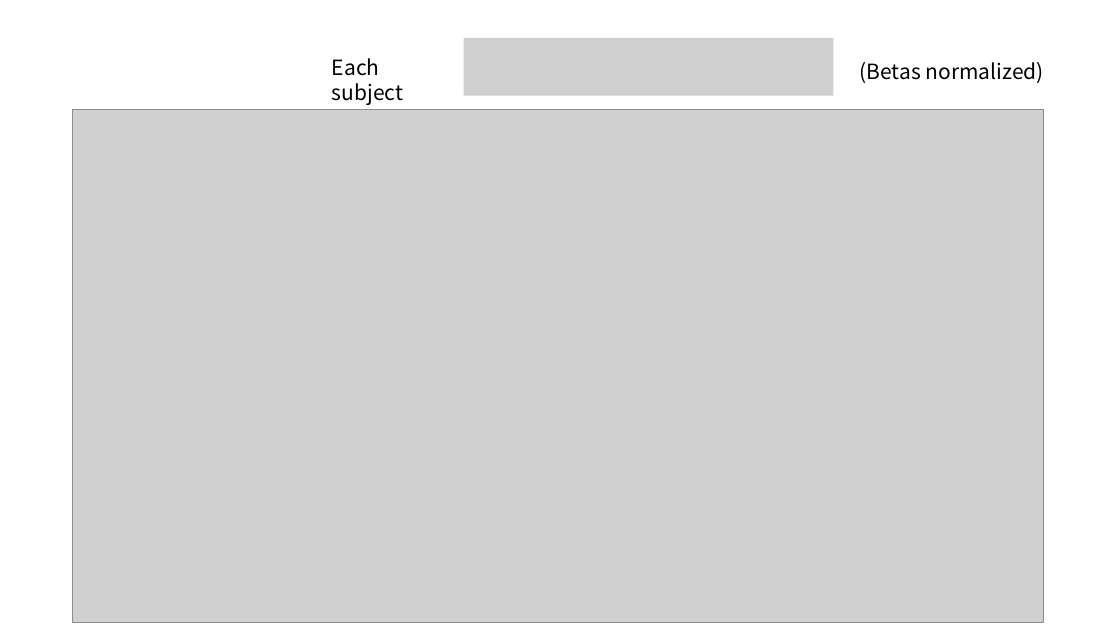
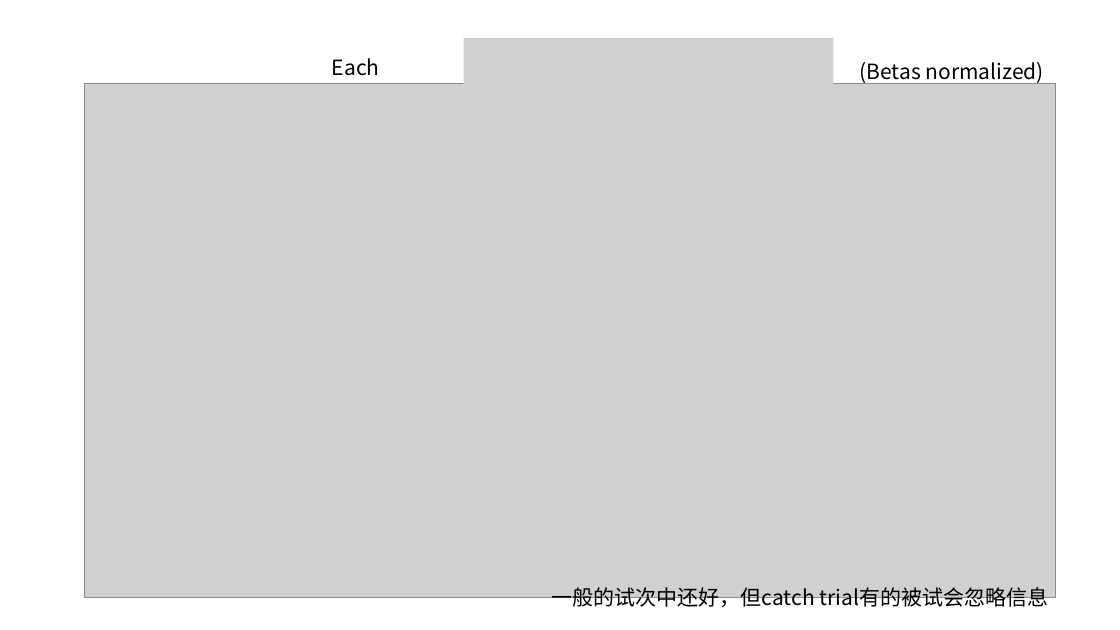
Before and after one commit to NieSz/poor-neuroeco-exp, a slide deck: slide 5 of anal/181111.pptx. Drawn at 1120x630 pixels with LibreOffice and Linux fonts; fonts in the diff are those of the drawing; grey boxes stand for pictures. Boxes give left, top, right and bottom in pixels: in the first picture for what was removed or moved away, otherwise in the second. Text is boxed around its words. In the diff, an @@ line names an element or a change of style, - is before the commit and + after.

```diff
--- a/anal/181111.pptx
+++ b/anal/181111.pptx
@@ picture: place and size @@
-picture at (73, 109, 1044, 623)
+picture at (85, 84, 1056, 597)
@@ text added at (552, 587, 1049, 610), 18 pt, text #000000 @@
+一般的试次中还好，但catch trial有的被试会忽略信息
```
Also in this commit, not shown: 7 other slides changed, 1 slide added, 2 other files.
